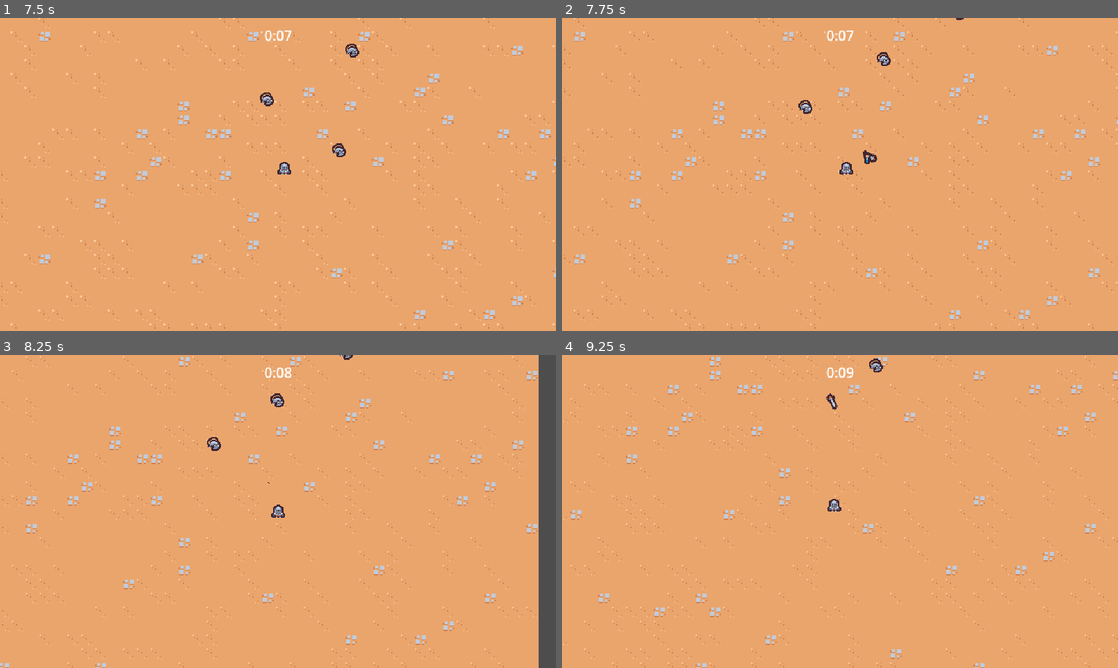
Above: before the commit, frames 1-4 (two rows, left to right).
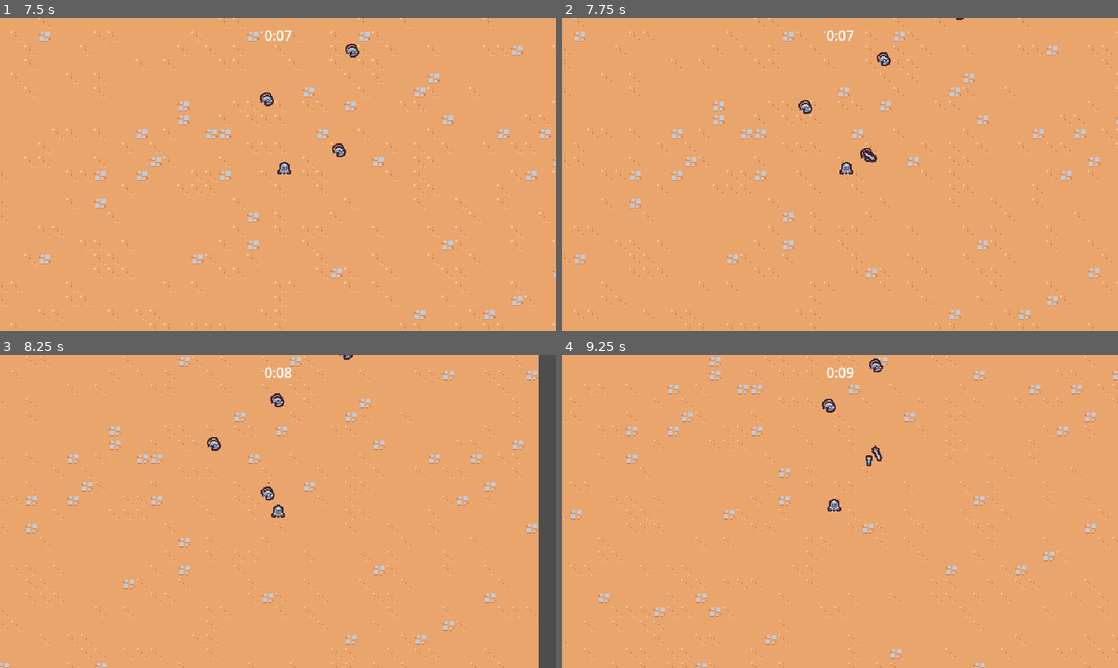
Above: after the commit, the same moments.

Repository: mc-carthy/gdSurvivors
Game: Godot game, scene res://scenes/main/main.tscn
Two runs of this game, one before a commit and one after it. Both use one fixed random seed, a clock stepped at 60 frames per second and the inputs below.
Inputs:
- Up to frame 1 (7.5 s): hold D (move_right) 0.53-1.28 s; hold S (move_down) 1.28-2.03 s; hold D (move_right) 2.03-2.78 s; hold W (move_up) 2.78-3.53 s; hold A (move_left) 3.53-5.03 s; hold S (move_down) 5.03-5.78 s; hold D (move_right) 5.78-6.53 s; hold W (move_up) 6.53-7.28 s; hold D (move_right) from 7.28 s (still down)
- Up to frame 2 (7.75 s): keep holding D (move_right)
- Up to frame 3 (8.25 s): release D (move_right) at 8.03 s; hold S (move_down) from 8.03 s (still down)
- Up to frame 4 (9.25 s): release S (move_down) at 8.78 s; hold A (move_left) from 8.78 s (still down)

Frame 1 is identical in both runs. In frame 2, less than 0.1% of the frame differs, in the area x 53-56%, y 41-47%; in frame 3, less than 0.1%; in frame 4, 0.2%, in the area x 46-58%, y 12-36%.

Commit message:
Transferring damage

Diff:
--- /dev/null
+++ b/scenes/ability/sword_ability/sword_ability.gd
@@ -0,0 +1,4 @@
+extends Node2D
+class_name SwordAbility
+
+@onready var hitbox_component: HitboxComponent = $HitboxComponent
--- a/scenes/ability/sword_ability/sword_ability.tscn
+++ b/scenes/ability/sword_ability/sword_ability.tscn
@@ -1,6 +1,8 @@
-[gd_scene load_steps=6 format=3 uid="uid://dnufuvqo3dorh"]
+[gd_scene load_steps=8 format=3 uid="uid://dnufuvqo3dorh"]
 
+[ext_resource type="Script" path="res://scenes/ability/sword_ability/sword_ability.gd" id="1_e57qh"]
 [ext_resource type="Texture2D" uid="uid://cujhb27vxjuyf" path="res://scenes/ability/sword_ability/sword.png" id="1_mm0sx"]
+[ext_resource type="PackedScene" uid="uid://cbt43w76k3iik" path="res://scenes/component/hitbox_component.tscn" id="2_1wnqu"]
 
 [sub_resource type="Animation" id="Animation_lijg8"]
 length = 0.001
@@ -31,7 +33,7 @@
 tracks/2/type = "value"
 tracks/2/imported = false
 tracks/2/enabled = true
-tracks/2/path = NodePath("Area2D/CollisionShape2D:disabled")
+tracks/2/path = NodePath("HitboxComponent/CollisionShape2D:disabled")
 tracks/2/interp = 1
 tracks/2/loop_wrap = true
 tracks/2/keys = {
@@ -86,7 +88,7 @@
 tracks/3/type = "value"
 tracks/3/imported = false
 tracks/3/enabled = true
-tracks/3/path = NodePath("Area2D/CollisionShape2D:disabled")
+tracks/3/path = NodePath("HitboxComponent/CollisionShape2D:disabled")
 tracks/3/interp = 1
 tracks/3/loop_wrap = true
 tracks/3/keys = {
@@ -102,10 +104,11 @@
 "swing": SubResource("Animation_kgtjs")
 }
 
-[sub_resource type="RectangleShape2D" id="RectangleShape2D_hqsrv"]
+[sub_resource type="RectangleShape2D" id="RectangleShape2D_qqenw"]
 size = Vector2(30, 30)
 
 [node name="SwordAbility" type="Node2D"]
+script = ExtResource("1_e57qh")
 
 [node name="Sprite2D" type="Sprite2D" parent="."]
 texture = ExtResource("1_mm0sx")
@@ -117,11 +120,9 @@
 "": SubResource("AnimationLibrary_dybd5")
 }
 
-[node name="Area2D" type="Area2D" parent="."]
-collision_layer = 4
-collision_mask = 0
+[node name="HitboxComponent" parent="." instance=ExtResource("2_1wnqu")]
 
-[node name="CollisionShape2D" type="CollisionShape2D" parent="Area2D"]
+[node name="CollisionShape2D" type="CollisionShape2D" parent="HitboxComponent"]
 position = Vector2(15, 0)
-shape = SubResource("RectangleShape2D_hqsrv")
+shape = SubResource("RectangleShape2D_qqenw")
 disabled = true
--- a/scenes/ability/sword_ability_controller/sword_ability_controller.gd
+++ b/scenes/ability/sword_ability_controller/sword_ability_controller.gd
@@ -5,6 +5,7 @@
 
 @export var sword_ability: PackedScene
 
+var damage = 5
 
 func _ready() -> void:
 	$Timer.timeout.connect(on_timer_timeout)
@@ -34,8 +35,9 @@
 
 	var nearest_enemy = nearby_enemies[0] as Node2D
 
-	var sword_instance = sword_ability.instantiate() as Node2D
+	var sword_instance = sword_ability.instantiate() as SwordAbility
 	player.get_parent().add_child(sword_instance)
+	sword_instance.hitbox_component.damage = damage
 	sword_instance.global_position = nearest_enemy.global_position
 	sword_instance.global_position += Vector2.RIGHT.rotated(randf_range(0, TAU)) * SWORD_SPAWN_OFFSET
 
--- a/scenes/component/health_component.gd
+++ b/scenes/component/health_component.gd
@@ -16,6 +16,6 @@
 	Callable(check_death).call_deferred()
 
 func check_death() -> void:
-	if current_health < 0:
+	if current_health <= 0:
 		died.emit()
 		owner.queue_free()
--- /dev/null
+++ b/scenes/component/hitbox_component.gd
@@ -0,0 +1,13 @@
+extends Area2D
+class_name HitboxComponent
+
+var damage = 0
+
+# Called when the node enters the scene tree for the first time.
+func _ready() -> void:
+	pass # Replace with function body.
+
+
+# Called every frame. 'delta' is the elapsed time since the previous frame.
+func _process(delta: float) -> void:
+	pass
--- /dev/null
+++ b/scenes/component/hitbox_component.tscn
@@ -0,0 +1,8 @@
+[gd_scene load_steps=2 format=3 uid="uid://cbt43w76k3iik"]
+
+[ext_resource type="Script" path="res://scenes/component/hitbox_component.gd" id="1_pa7tu"]
+
+[node name="HitboxComponent" type="Area2D"]
+collision_layer = 4
+collision_mask = 0
+script = ExtResource("1_pa7tu")
--- /dev/null
+++ b/scenes/component/hurtbox_component.gd
@@ -0,0 +1,20 @@
+extends Area2D
+class_name HurtboxComponent
+
+@export var health_component: Node
+
+# Called when the node enters the scene tree for the first time.
+func _ready() -> void:
+	area_entered.connect(on_area_entered)
+
+
+# Called every frame. 'delta' is the elapsed time since the previous frame.
+func _process(delta: float) -> void:
+	pass
+
+func on_area_entered(other_area: Area2D) -> void:
+	if not other_area is HitboxComponent: return
+	if health_component == null: return
+
+	var hitbox_component = other_area as HitboxComponent
+	health_component.damage(hitbox_component.damage)
--- /dev/null
+++ b/scenes/component/hurtbox_component.tscn
@@ -0,0 +1,8 @@
+[gd_scene load_steps=2 format=3 uid="uid://bhgbv2ieefixj"]
+
+[ext_resource type="Script" path="res://scenes/component/hurtbox_component.gd" id="1_bn6d4"]
+
+[node name="HurtboxComponent" type="Area2D"]
+collision_layer = 0
+collision_mask = 4
+script = ExtResource("1_bn6d4")
--- a/scenes/game_object/basic_enemy/basic_enemy.gd
+++ b/scenes/game_object/basic_enemy/basic_enemy.gd
@@ -3,11 +3,6 @@
 const MAX_SPEED = 40
 
 @onready var health_component: HealthComponent = $HealthComponent
-
-func _ready() -> void:
-	$Area2D.area_entered.connect(on_area_entered)
-
-
 
 func _process(_delta: float) -> void:
 	var direction = get_direction_to_player()
@@ -20,6 +15,3 @@
 	if player_node != null:
 		return (player_node.global_position - global_position).normalized()
 	return Vector2.ZERO
-
-func on_area_entered(_other_area: Area2D) -> void:
-	health_component.damage(100)
--- a/scenes/game_object/basic_enemy/basic_enemy.tscn
+++ b/scenes/game_object/basic_enemy/basic_enemy.tscn
@@ -1,11 +1,12 @@
-[gd_scene load_steps=7 format=3 uid="uid://2h1ejheyfpex"]
+[gd_scene load_steps=8 format=3 uid="uid://2h1ejheyfpex"]
 
 [ext_resource type="Script" path="res://scenes/game_object/basic_enemy/basic_enemy.gd" id="1_kk2hy"]
 [ext_resource type="PackedScene" uid="uid://cgc08ngtydcru" path="res://scenes/component/health_component.tscn" id="2_6mirq"]
 [ext_resource type="Texture2D" uid="uid://b486n4hn1jk63" path="res://scenes/game_object/basic_enemy/basic_enemy.png" id="2_e5req"]
 [ext_resource type="PackedScene" uid="uid://c8invh6ciqg1c" path="res://scenes/component/vial_drop_component.tscn" id="3_1gkmn"]
+[ext_resource type="PackedScene" uid="uid://bhgbv2ieefixj" path="res://scenes/component/hurtbox_component.tscn" id="4_lgagl"]
 
-[sub_resource type="CircleShape2D" id="CircleShape2D_qkr73"]
+[sub_resource type="CircleShape2D" id="CircleShape2D_2brjl"]
 radius = 12.0
 
 [sub_resource type="CircleShape2D" id="CircleShape2D_ncn8x"]
@@ -22,13 +23,12 @@
 [node name="VialDropComponent" parent="." node_paths=PackedStringArray("health_component") instance=ExtResource("3_1gkmn")]
 health_component = NodePath("../HealthComponent")
 
-[node name="Area2D" type="Area2D" parent="."]
-collision_layer = 0
-collision_mask = 4
+[node name="HurtboxComponent" parent="." node_paths=PackedStringArray("health_component") instance=ExtResource("4_lgagl")]
+health_component = NodePath("../HealthComponent")
 
-[node name="CollisionShape2D" type="CollisionShape2D" parent="Area2D"]
+[node name="CollisionShape2D" type="CollisionShape2D" parent="HurtboxComponent"]
 position = Vector2(2.08165e-12, -5)
-shape = SubResource("CircleShape2D_qkr73")
+shape = SubResource("CircleShape2D_2brjl")
 
 [node name="Sprite2D" type="Sprite2D" parent="."]
 texture = ExtResource("2_e5req")
